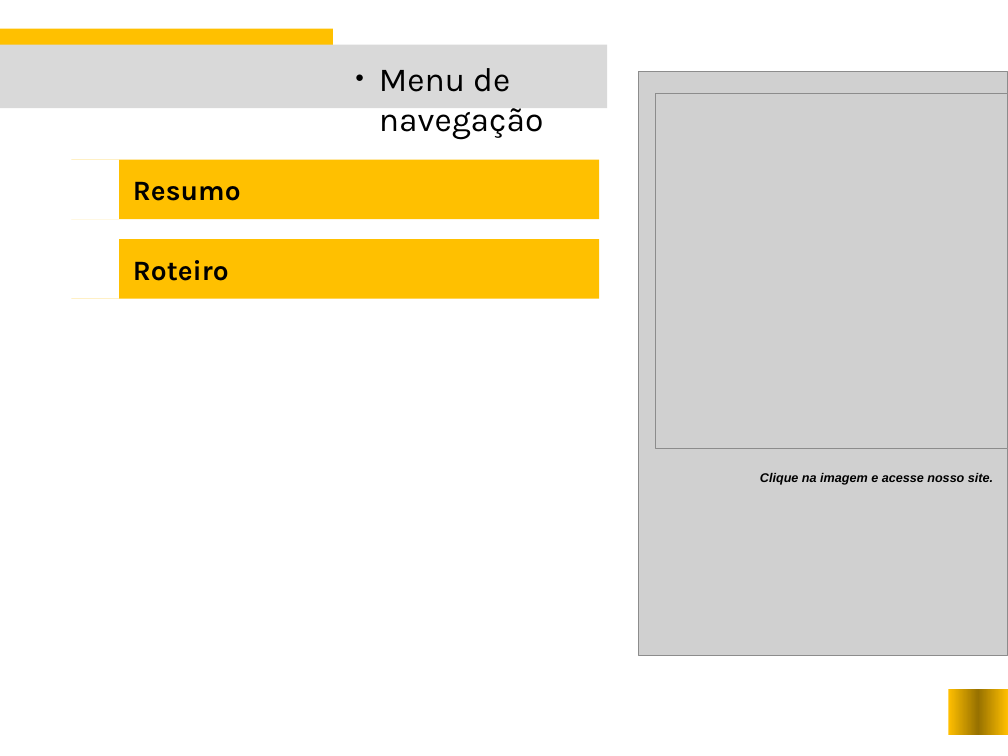
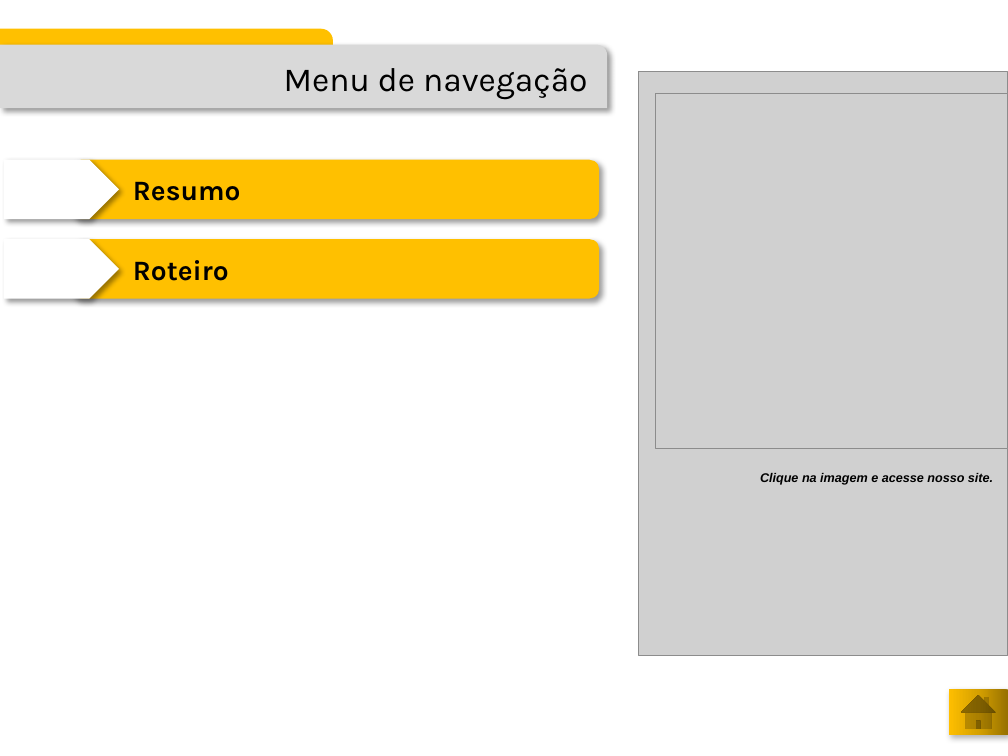
Before and after one commit to atheva/test-web-developer, a slide deck: slide 2 of spec/roteiro/TESTE - desenvolvedor web pleno.pptx. Drawn at 1008x756 pixels with LibreOffice and Linux fonts; fonts in the diff are those of the drawing; grey boxes stand for pictures; background and template pictures are left out. Boxes give left, top, right and bottom in pixels: in the first picture for what was removed or moved away, otherwise in the second. Text is boxed around its words. In the diff, an @@ line names an element or a change of style, - is before the commit and + after.

```diff
--- a/spec/roteiro/TESTE - desenvolvedor web pleno.pptx
+++ b/spec/roteiro/TESTE - desenvolvedor web pleno.pptx
@@ round rect at (0, 29, 333, 53): rectangle to round rect @@
@@ round rect at (0, 44, 607, 108): rectangle to round rect; shadow on @@
@@ text "Menu de navegação" at (284, 68, 588, 99): bullet ● to none; list level 4 to 5 in "Menu de navegação" @@
@@ pentagon arrow at (4, 159, 119, 219): rectangle to pentagon arrow; shadow on @@
@@ rounded rectangle at (72, 159, 600, 219): rectangle to rounded rectangle; shadow on @@
@@ text "Resumo" at (133, 181, 241, 201): indent changed; more space between paragraphs @@
@@ pentagon arrow at (4, 239, 119, 298): rectangle to pentagon arrow; shadow on @@
@@ rounded rectangle at (72, 239, 600, 298): rectangle to rounded rectangle; shadow on @@
@@ text "Roteiro" at (133, 260, 229, 281): indent changed; more space between paragraphs @@
@@ rectangle removed at (949, 689, 1008, 735) @@
@@ action button home added at (949, 689, 1008, 735), fill gradient #977200 to #D7A200 to #FFC000 @@
```
Also in this commit, not shown: 9 other slides changed, 1 other file.
